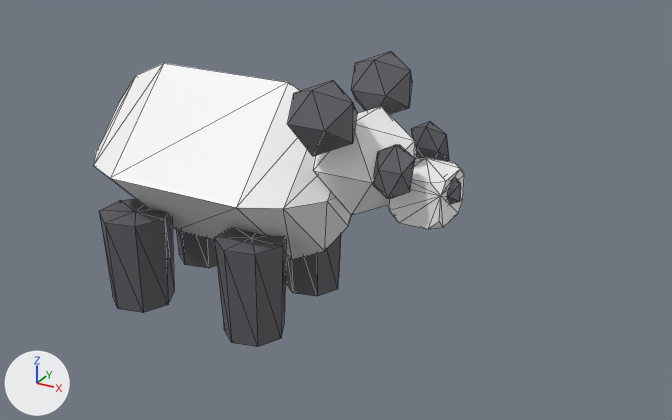
The glTF model public/studio/v2.15.0/d_panda/model.glb: old version first, new version second.
One viewpoint serves both versions: a 50 mm camera at (4.73, -6.54, 4.38) aimed at (1.05, 0.15, 1.03). Every picture has the same lights, and +X, +Y and +Z are marked at lower left. The older version comes first. Mesh edges are drawn as thin lines. Where no turn or scale is listed for an object, it has been applied to the vertices.

In view in the first picture: 'part0', 'part10', 'part11', 'part12', 'part13', 'part3', 'part4', 'part6', 'part7', 'part8', 'part9' and 1 more.
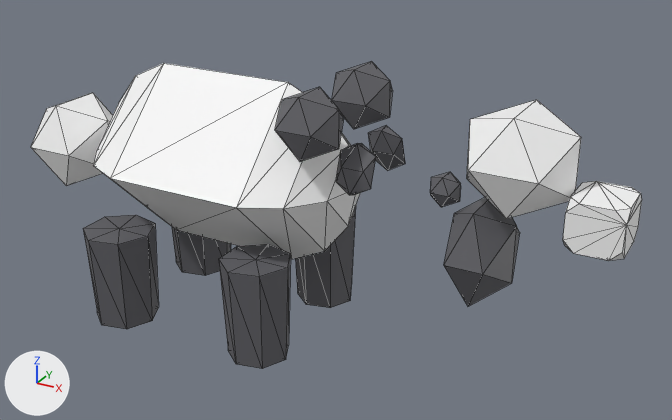
Where the change shows, as pixel boxes [x1, y1, x2, y2] in the pictures (672 x 420 px):
'part3', moved: before [313, 106, 416, 215]; after [467, 100, 581, 219]
'part13', moved: before [99, 199, 174, 313]; after [83, 215, 158, 329]
'part11', moved: before [215, 227, 286, 347]; after [219, 244, 291, 369]
'part4', moved: before [389, 158, 464, 229]; after [563, 181, 642, 261]
'part2', moved (not visible before): after [444, 198, 520, 306]
'part1', moved (not visible before): after [31, 93, 113, 186]
'part7', moved: before [288, 80, 357, 156]; after [275, 87, 344, 161]
'part6', moved: before [351, 52, 412, 114]; after [332, 61, 393, 129]
'part10', moved: before [285, 234, 341, 296]; after [295, 206, 356, 308]
'part9', moved: before [373, 145, 415, 199]; after [336, 143, 376, 195]
'part8', moved: before [411, 121, 449, 161]; after [368, 125, 405, 171]
'part12', moved: before [176, 230, 217, 268]; after [172, 227, 231, 275]

What changed in the scene script:
```text
Change me_geometry_1:
    remove me_geometry_1.from_pydata(...)  # 12 vertices, 20 faces; spans x -1.024..-0.216, y -0.417..0.417, z 0.903..1.737
    add me_geometry_1.from_pydata(...)  # 12 vertices, 20 faces; spans x -2.219..-1.411, y -0.417..0.417, z 0.845..1.679
    me_geometry_1 part 1: the whole mesh is moved by (-1.195, 0.0, -0.058)
Change me_geometry_2:
    remove me_geometry_2.from_pydata(...)  # 12 vertices, 20 faces; spans x 0.156..0.684, y -0.434..0.434, z 0.892..1.708
    add me_geometry_2.from_pydata(...)  # 12 vertices, 20 faces; spans x 2.226..2.753, y -0.434..0.434, z 0.645..1.462
    me_geometry_2 part 2: the whole mesh is moved by (2.07, 0.0, -0.246)
Change me_geometry_3:
    remove me_geometry_3.from_pydata(...)  # 12 vertices, 20 faces; spans x 0.986..1.854, y -0.425..0.425, z 1.22..2.02
    add me_geometry_3.from_pydata(...)  # 12 vertices, 20 faces; spans x 2.313..3.181, y -0.425..0.425, z 1.473..2.272
    me_geometry_3 part 3: the whole mesh is moved by (1.327, 0.0, 0.252)
Change me_geometry_4:
    remove me_geometry_4.from_pydata(...)  # 24 vertices, 44 faces; spans x 1.76..2.2, y -0.25..0.25, z 1.24..1.64
    add me_geometry_4.from_pydata(...)  # 24 vertices, 44 faces; spans x 3.187..3.627, y -0.25..0.25, z 1.305..1.705
    me_geometry_4 part 4: the whole mesh is moved by (1.427, 0.0, 0.065)
Change me_geometry_6:
    remove me_geometry_6.from_pydata(...)  # 12 vertices, 20 faces; spans x 1.036..1.564, y 0.256..0.784, z 1.856..2.384
    add me_geometry_6.from_pydata(...)  # 12 vertices, 20 faces; spans x 0.879..1.407, y 0.193..0.721, z 1.763..2.291
    me_geometry_6 part 5: the whole mesh is moved by (-0.157, -0.063, -0.093)
Change me_geometry_7:
    remove me_geometry_7.from_pydata(...)  # 12 vertices, 20 faces; spans x 1.036..1.564, y -0.784..-0.256, z 1.856..2.384
    add me_geometry_7.from_pydata(...)  # 12 vertices, 20 faces; spans x 0.879..1.407, y -0.721..-0.193, z 1.763..2.291
    me_geometry_7 part 6: the whole mesh is moved by (-0.157, 0.063, -0.093)
Change me_geometry_8:
    remove me_geometry_8.from_pydata(...)  # 12 vertices, 20 faces; spans x 1.678..2.002, y 0.254..0.466, z 1.505..1.935
    add me_geometry_8.from_pydata(...)  # 12 vertices, 20 faces; spans x 1.307..1.63, y 0.182..0.393, z 1.43..1.861
    me_geometry_8 part 7: the whole mesh is moved by (-0.372, -0.073, -0.075)
Change me_geometry_9:
    remove me_geometry_9.from_pydata(...)  # 12 vertices, 20 faces; spans x 1.678..2.002, y -0.466..-0.254, z 1.505..1.935
    add me_geometry_9.from_pydata(...)  # 12 vertices, 20 faces; spans x 1.307..1.63, y -0.393..-0.182, z 1.43..1.861
    me_geometry_9 part 8: the whole mesh is moved by (-0.372, 0.073, -0.075)
Change me_geometry_10:
    remove me_geometry_10.from_pydata(...)  # 16 vertices, 28 faces; spans x 0.292..0.9, y 0.208..0.832, z 0.0..0.92
    add me_geometry_10.from_pydata(...)  # 16 vertices, 28 faces; spans x 0.388..0.996, y 0.294..0.918, z -0.144..0.776
    me_geometry_10 part 9: the whole mesh is moved by (0.096, 0.086, -0.144)
Change me_geometry_11:
    remove me_geometry_11.from_pydata(...)  # 16 vertices, 28 faces; spans x 0.292..0.9, y -0.832..-0.208, z 0.0..0.92
    add me_geometry_11.from_pydata(...)  # 16 vertices, 28 faces; spans x 0.388..0.996, y -0.918..-0.294, z -0.144..0.776
    me_geometry_11 part 10: the whole mesh is moved by (0.096, -0.086, -0.144)
Change me_geometry_12:
    remove me_geometry_12.from_pydata(...)  # 16 vertices, 28 faces; spans x -1.006..-0.36, y 0.189..0.851, z 0.0..0.9
    add me_geometry_12.from_pydata(...)  # 16 vertices, 28 faces; spans x -1.137..-0.491, y 0.286..0.949, z -0.164..0.736
    me_geometry_12 part 11: the whole mesh is moved by (-0.131, 0.097, -0.164)
Change me_geometry_13:
    remove me_geometry_13.from_pydata(...)  # 16 vertices, 28 faces; spans x -1.006..-0.36, y -0.851..-0.189, z 0.0..0.9
    add me_geometry_13.from_pydata(...)  # 16 vertices, 28 faces; spans x -1.137..-0.491, y -0.949..-0.286, z -0.164..0.736
    me_geometry_13 part 12: the whole mesh is moved by (-0.131, -0.097, -0.164)
```
